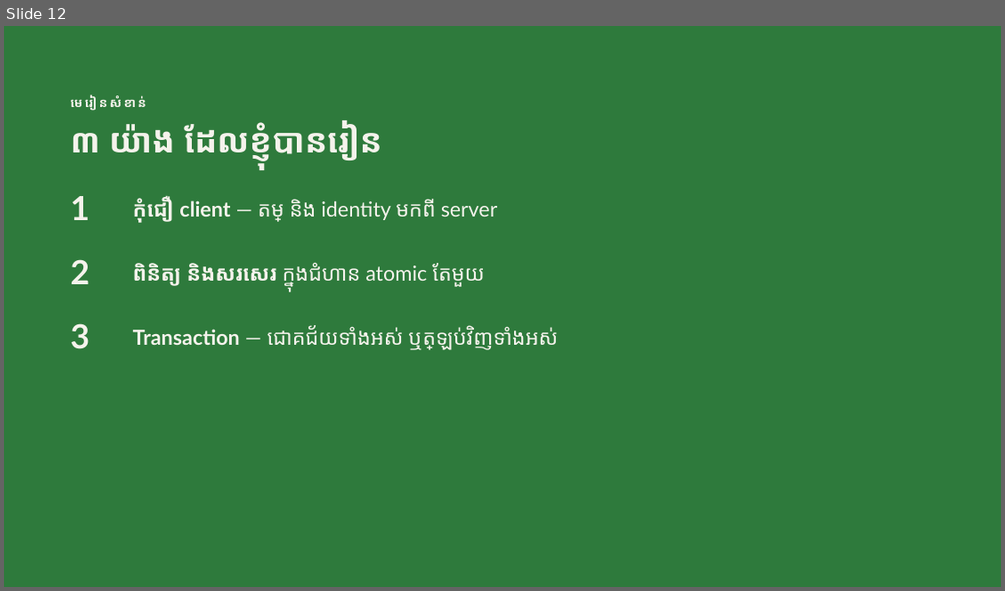
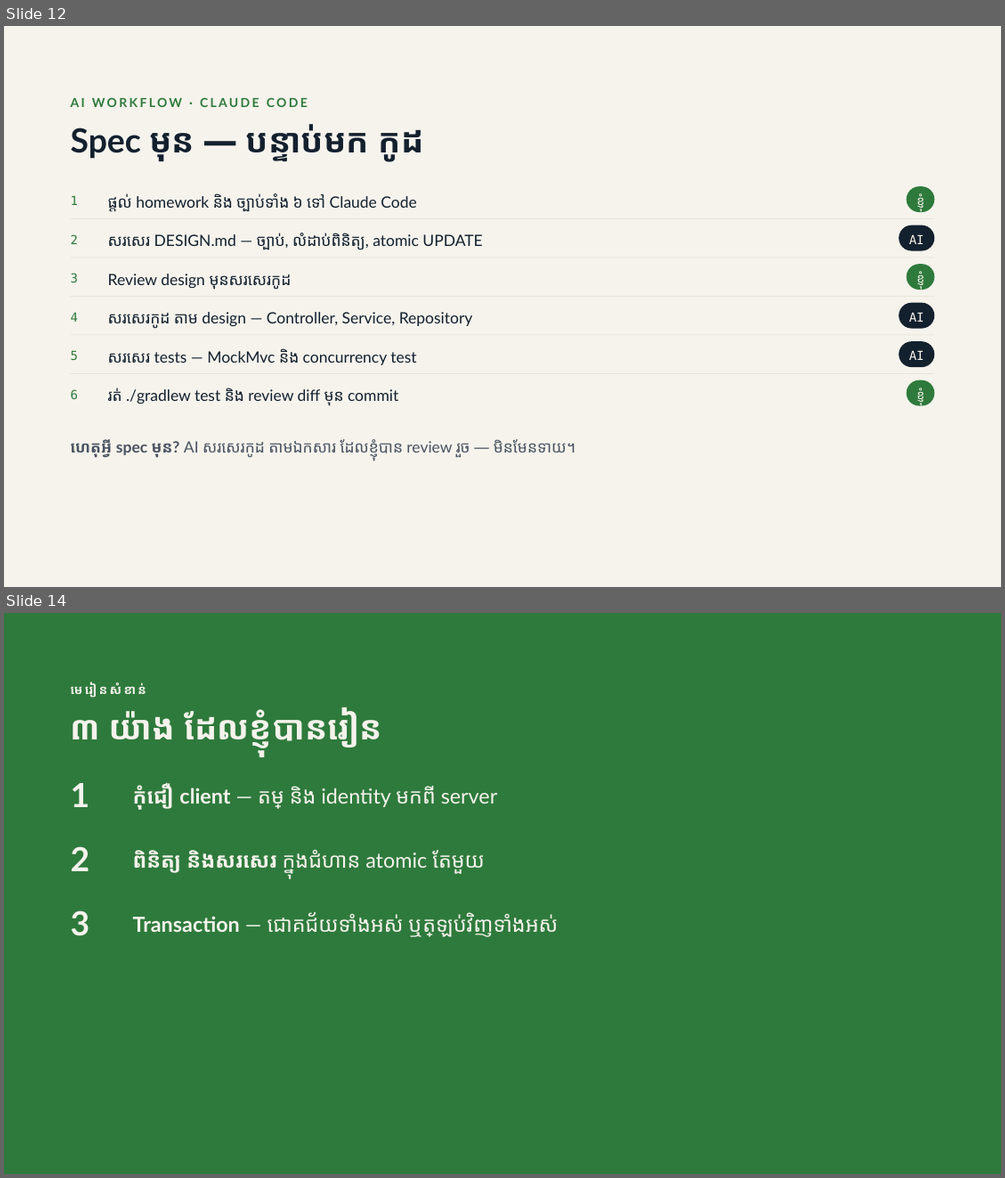
Before and after one commit to NemSothea/event-tickets-api, a slide deck: docs/Event-Tickets-API-Defense.pptx. Shown one above the other, each under a label of ours: slide 12 before the commit, slides 12 and 14 after it; the slides between them are not shown. The pictures are 1005x591 and 1005x1178 pixels, drawn with LibreOffice and Linux fonts; fonts in the diff are those of the drawing. Boxes give left, top, right and bottom in pixels: in the first picture for what was removed or moved away, otherwise in the second. Text is boxed around its words. In the diff, an @@ line names an element or a change of style, - is before the commit and + after.

```diff
--- a/docs/Event-Tickets-API-Defense.pptx
+++ b/docs/Event-Tickets-API-Defense.pptx
@@ slide 12 added at (x1=4, y1=26, x2=1001, y2=587), background #F5F3EC @@
@@ text added at (x1=71, y1=97, x2=307, y2=107), 12 pt, text #2E7A3C, bold @@
+AI WORKFLOW · CLAUDE CODE
@@ text added at (x1=71, y1=124, x2=424, y2=161), 32 pt, text #13202E, bold @@
+Spec មុន — បន្ទាប់មក កូដ
@@ text added at (x1=71, y1=196, x2=78, y2=205), 12 pt, text #2E7A3C @@
+1
@@ text added at (x1=108, y1=193, x2=416, y2=212), 15 pt, text #13202E @@
+ផ្តល់ homework និង ច្បាប់ទាំង ៦ ទៅ Claude Code
@@ rounded rectangle added at (x1=906, y1=186, x2=935, y2=211), fill #2E7A3C @@
@@ text added at (x1=916, y1=193, x2=924, y2=209), 12 pt, text #F5F3EC @@
+ខ្ញុំ
@@ line added from (71, 219) to (934, 219), #E2DED2 0.5 pt @@
@@ text added at (x1=71, y1=234, x2=78, y2=244), 12 pt, text #2E7A3C @@
+2
@@ text added at (x1=108, y1=232, x2=482, y2=250), 15 pt, text #13202E @@
+សរសេរ DESIGN.md — ច្បាប់, លំដាប់ពិនិត្យ, atomic UPDATE
@@ rounded rectangle added at (x1=899, y1=224, x2=935, y2=250), fill #13202E @@
@@ text added at (x1=909, y1=234, x2=924, y2=244), 12 pt, text #F5F3EC @@
+AI
@@ line added from (71, 257) to (934, 257), #E2DED2 0.5 pt @@
@@ rounded rectangle added at (x1=906, y1=264, x2=935, y2=289), fill #2E7A3C @@
@@ text added at (x1=71, y1=273, x2=78, y2=282), 12 pt, text #2E7A3C @@
+3
@@ text added at (x1=108, y1=273, x2=291, y2=289), 15 pt, text #13202E @@
+Review design មុនសរសេរកូដ
@@ text added at (x1=916, y1=271, x2=924, y2=287), 12 pt, text #F5F3EC @@
+ខ្ញុំ
@@ line added from (71, 296) to (934, 296), #E2DED2 0.5 pt @@
@@ text added at (x1=71, y1=313, x2=78, y2=321), 12 pt, text #2E7A3C @@
+4
@@ text added at (x1=108, y1=312, x2=473, y2=329), 15 pt, text #13202E @@
+សរសេរកូដ តាម design — Controller, Service, Repository
@@ rounded rectangle added at (x1=899, y1=303, x2=935, y2=328), fill #13202E @@
@@ text added at (x1=909, y1=312, x2=924, y2=321), 12 pt, text #F5F3EC @@
+AI
@@ line added from (71, 335) to (934, 335), #E2DED2 0.5 pt @@
@@ rounded rectangle added at (x1=899, y1=342, x2=935, y2=367), fill #13202E @@
@@ text added at (x1=71, y1=350, x2=78, y2=360), 12 pt, text #2E7A3C @@
+5
@@ text added at (x1=108, y1=348, x2=416, y2=365), 15 pt, text #13202E @@
+សរសេរ tests — MockMvc និង concurrency test
@@ text added at (x1=909, y1=350, x2=924, y2=360), 12 pt, text #F5F3EC @@
+AI
@@ line added from (71, 374) to (934, 374), #E2DED2 0.5 pt @@
@@ text added at (x1=71, y1=389, x2=78, y2=399), 12 pt, text #2E7A3C @@
+6
@@ text added at (x1=108, y1=387, x2=398, y2=406), 15 pt, text #13202E @@
+រត់ ./gradlew test និង review diff មុន commit
@@ rounded rectangle added at (x1=906, y1=379, x2=935, y2=405), fill #2E7A3C @@
@@ text added at (x1=916, y1=387, x2=924, y2=402), 12 pt, text #F5F3EC @@
+ខ្ញុំ
@@ text added at (x1=71, y1=439, x2=575, y2=458), 15 pt, text #4A5361 @@
+ហេតុអ្វី spec មុន? AI សរសេរកូដ តាមឯកសារ ដែលខ្ញុំបាន review រួច — មិនមែនទាយ។
@@ what was slide 12 is now slide 14 @@
```
Also in this commit, not shown: 1 slide changed, 1 other slide added, 1 other file.
